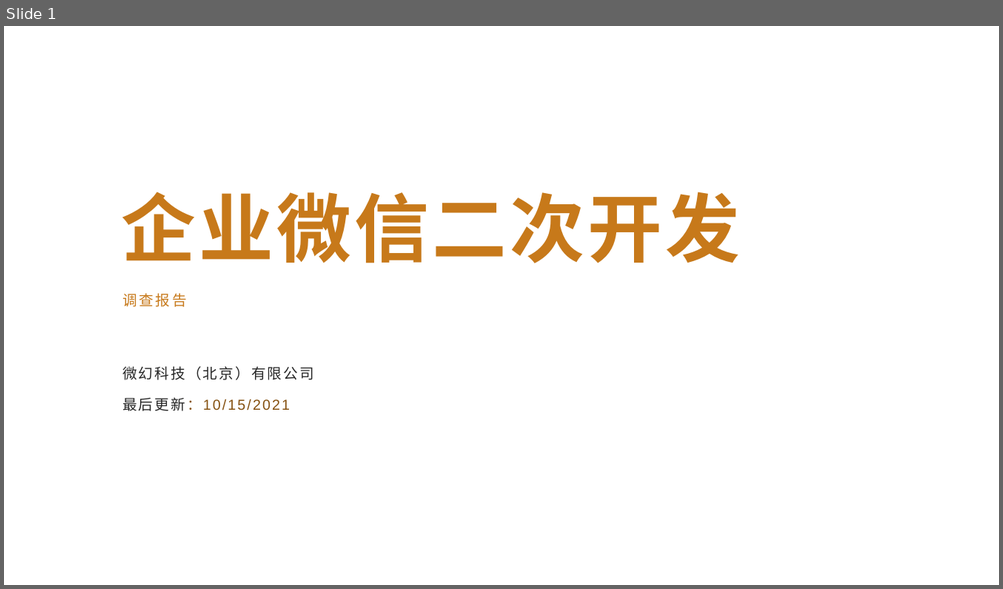
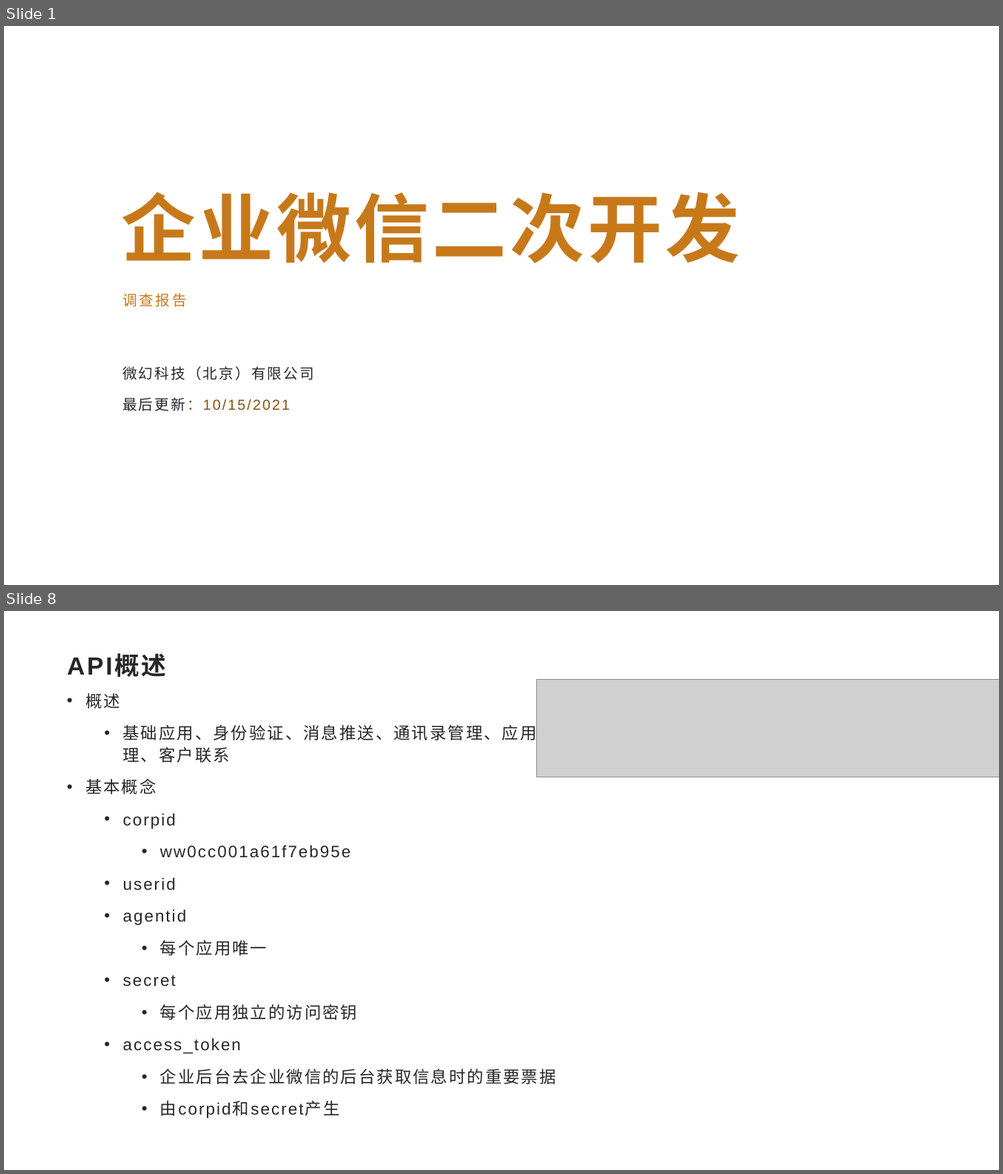
Before and after one commit to Sparks-Lu/TechNotes, a slide deck: Web/WeixinWork-Notes.pptx. Shown one above the other, each under a label of ours: slide 1 before the commit, slides 1 and 8 after it; the slides between them are not shown. The pictures are 1003x589 and 1003x1174 pixels, drawn with LibreOffice and Linux fonts; fonts in the diff are those of the drawing; grey boxes stand for pictures; background and template pictures are left out. Boxes give left, top, right and bottom in pixels: in the first picture for what was removed or moved away, otherwise in the second. Text is boxed around its words. In the diff, an @@ line names an element or a change of style, - is before the commit and + after.

```diff
--- a/Web/WeixinWork-Notes.pptx
+++ b/Web/WeixinWork-Notes.pptx
@@ slide 8 added at bbox=[4, 611, 999, 1170], background picture (left out) @@
@@ title added at bbox=[67, 655, 166, 677], 24 pt, text #262626, bold @@
+API概述
@@ text added at bbox=[85, 693, 556, 1119], 16 pt, text #262626 @@
+• 概述
+  • 基础应用、身份验证、消息推送、通讯录管理、应用管理、客户联系
+• 基本概念
+  • corpid
+    • ww0cc001a61f7eb95e
+  • userid
+  • agentid
+    • 每个应用唯一
+  • secret
+    • 每个应用独立的访问密钥
+  • access_token
+    • 企业后台去企业微信的后台获取信息时的重要票据
+    • 由corpid和secret产生
@@ picture added at bbox=[537, 680, 999, 777] @@
```
Also in this commit, not shown: 2 slides changed, 6 other slides added, 14 other files.
